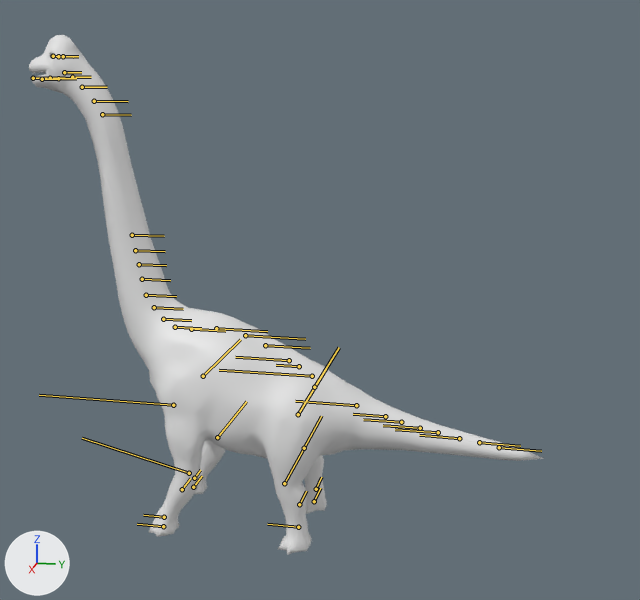
The glTF model universe/models/nature/brach.glb: old version first, new version second.
One viewpoint serves both versions: a 50 mm lens placed at (87.0, 24.6, 47.5), pointed at (0.4, 7.3, 25.8). Lighting does not change. The marker at lower left points along +X, +Y and +Z. The picture after the commit comes second. The bones that change, and the others that lie on the model, are drawn over the model as lines.

The first picture shows 'brach_LOD_1'.
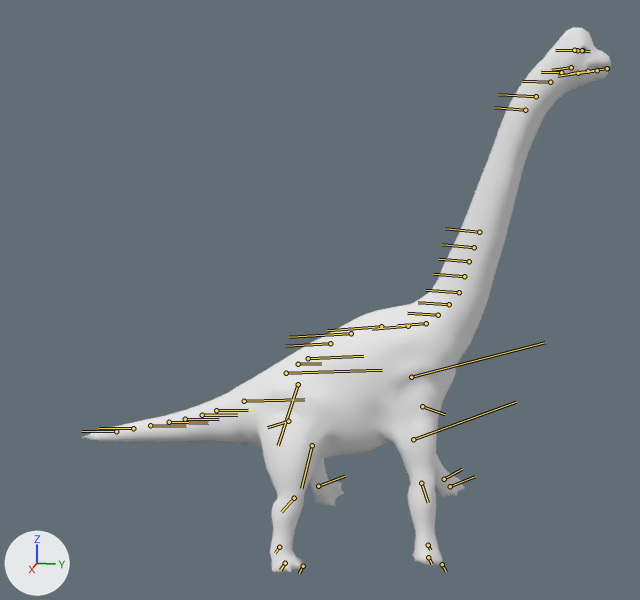
The newer file adds an action. The first version stands in its rest pose; the second is drawn at frame 21 of the action 'Brach|IdleB'.

What the commit changed:
Bone 'root' (bone_root) moves from (0.0, 0.0, 0.0) to (0.0, 0.3, -0.5).
Bone 'root' (bone_root) turns from (0, 0, 0) to (-4, 0, 175) degrees about its own x, y and z.
Bone 'left hips' (bone_left_hips) turns from (0, 0, 0) to (3, -3, 0) degrees about its own x, y and z.
Bone 'left leg' (bone_left_leg) turns from (0, 0, 0) to (0, 24, 0) degrees about its own x, y and z.
Bone 'left foot' (bone_left_foot) turns from (0, 0, 0) to (0, 29, 0) degrees about its own x, y and z.
Bone 'right hips' (bone_right_hips) moves from (0.0, 0.0, 0.0) to (0.0, -0.1, 2.1).
Bone 'right hips' (bone_right_hips) turns from (0, 0, 0) to (-19, -7, 0) degrees about its own x, y and z.
Bone 'right leg' (bone_right_leg) turns from (0, 0, 0) to (0, 4, 0) degrees about its own x, y and z.
Bone 'right foot' (bone_right_foot) turns from (0, 0, 0) to (0, 14, 0) degrees about its own x, y and z.
Bone 'tail0' (bone_tail0) turns from (0, 0, 0) to (0, 0, 1) degrees about its own x, y and z.
Bone 'tail1' (bone_tail1) turns from (0, 0, 0) to (0, 0, 1) degrees about its own x, y and z.
Bone 'tail2' (bone_tail2) turns from (0, 0, 0) to (0, 0, 1) degrees about its own x, y and z.
Bone 'tail3' (bone_tail3) turns from (0, 0, 0) to (0, 0, 1) degrees about its own x, y and z.
Bone 'tail4' (bone_tail4) turns from (0, 0, 0) to (0, 0, 1) degrees about its own x, y and z.
Bone 'spine0' (bone_spine0) turns from (0, 0, 0) to (0, 1, -1) degrees about its own x, y and z.
Bone 'spine1' (bone_spine1) turns from (0, 0, 0) to (0, 1, -1) degrees about its own x, y and z.
Bone 'spine2' (bone_spine2) turns from (0, 0, 0) to (0, -1, -1) degrees about its own x, y and z.
Bone 'spine3' (bone_spine3) turns from (0, 0, 0) to (0, -1, -3) degrees about its own x, y and z.
Bone 'left arm0' (bone_left_arm0) moves from (0.0, 0.0, 0.0) to (0.0, 0.0, 0.8).
Bone 'left arm0' (bone_left_arm0) turns from (0, 0, 0) to (-11, 0, 0) degrees about its own x, y and z.
Bone 'left arm1' (bone_left_arm1) turns from (0, 0, 0) to (7, 0, 1) degrees about its own x, y and z.
Bone 'left hand' (bone_left_hand) turns from (0, 0, 0) to (-25, 2, -1) degrees about its own x, y and z.
Bone 'left fingers0' (bone_left_fingers0) turns from (0, 0, 0) to (9, 3, 0) degrees about its own x, y and z.
Bone 'neck0' (bone_neck0) turns from (0, 0, 0) to (0, 0, -1) degrees about its own x, y and z.
Bone 'neck1' (bone_neck1) turns from (0, 0, 0) to (-8, 0, 0) degrees about its own x, y and z.
Bone 'neck14' (bone_neck14) turns from (0, 0, 0) to (1, 0, 0) degrees about its own x, y and z.
Bone 'neck15' (bone_neck15) turns from (0, 0, 0) to (1, 0, 0) degrees about its own x, y and z.
Bone 'neck16' (bone_neck16) turns from (0, 0, 0) to (1, 0, 0) degrees about its own x, y and z.
Bone 'head' (bone_head) turns from (0, 0, 0) to (1, 0, 0) degrees about its own x, y and z.
Bone 'jaw0' (bone_jaw0) turns from (0, 0, 0) to (9, 0, 0) degrees about its own x, y and z.
Bone 'right arm0' (bone_right_arm0) moves from (0.0, 0.0, 0.0) to (0.0, 0.0, 0.3).
Bone 'right arm0' (bone_right_arm0) turns from (0, 0, 0) to (-19, 5, -2) degrees about its own x, y and z.
Bone 'right arm1' (bone_right_arm1) turns from (0, 0, 0) to (-2, -33, 5) degrees about its own x, y and z.
Bone 'right hand' (bone_right_hand) turns from (0, 0, 0) to (-1, 19, -2) degrees about its own x, y and z.

Pixel boxes (x1, y1, x2, y2) of what changed, in the pictures (640 x 600 px):
'brach_LOD_1', posed: before (29, 35, 544, 555); after (80, 27, 611, 573)
bone 'root', root to tip: before (299, 366) to (276, 365); after (298, 364) to (321, 363)
bone 'left hips', root to tip: before (298, 414) to (326, 368); after (298, 384) to (278, 445)
bone 'left leg', root to tip: before (284, 483) to (305, 445); after (312, 445) to (301, 488)
bone 'left foot', root to tip: before (298, 527) to (267, 524); after (318, 486) to (345, 476)
bone 'right hips', root to tip: before (314, 387) to (339, 347); after (288, 421) to (267, 427)
bone 'right leg', root to tip: before (304, 448) to (321, 416); after (294, 498) to (281, 512)
bone 'right foot', root to tip: before (316, 489) to (321, 477); after (279, 547) to (275, 553)
bone 'tail0', root to tip: before (356, 405) to (295, 401); after (244, 401) to (304, 399)
bone 'tail1', root to tip: before (385, 416) to (353, 414); after (216, 410) to (248, 410)
bone 'tail2', root to tip: before (401, 422) to (363, 419); after (202, 415) to (237, 415)
bone 'tail3', root to tip: before (420, 428) to (383, 425); after (185, 419) to (219, 419)
bone 'tail4', root to tip: before (438, 432) to (395, 429); after (169, 422) to (208, 423)
bone 'spine0', root to tip: before (289, 360) to (235, 357); after (308, 358) to (363, 356)
bone 'spine1', root to tip: before (265, 345) to (310, 348); after (330, 343) to (285, 346)
bone 'spine2', root to tip: before (245, 335) to (305, 339); after (351, 333) to (289, 337)
bone 'spine3', root to tip: before (216, 328) to (267, 331); after (381, 326) to (327, 330)
bone 'left arm0', root to tip: before (173, 405) to (39, 395); after (411, 377) to (545, 342)
bone 'left arm1', root to tip: before (189, 473) to (82, 438); after (413, 439) to (516, 402)
bone 'left hand', root to tip: before (164, 517) to (143, 515); after (444, 479) to (462, 469)
bone 'left fingers0', root to tip: before (163, 526) to (137, 524); after (450, 486) to (475, 476)
bone 'neck0', root to tip: before (175, 327) to (201, 328); after (426, 323) to (397, 325)
bone 'neck1', root to tip: before (163, 319) to (191, 320); after (438, 315) to (407, 313)
bone 'neck14', root to tip: before (102, 114) to (131, 115); after (525, 110) to (494, 107)
bone 'neck15', root to tip: before (94, 101) to (128, 101); after (536, 96) to (498, 94)
bone 'neck16', root to tip: before (82, 87) to (107, 87); after (550, 82) to (522, 81)
bone 'head', root to tip: before (72, 77) to (91, 77); after (561, 72) to (541, 72)
bone 'jaw0', root to tip: before (64, 72) to (81, 72); after (571, 67) to (551, 70)
bone 'right arm0', root to tip: before (203, 376) to (240, 339); after (422, 406) to (445, 414)
bone 'right arm1', root to tip: before (217, 437) to (246, 401); after (421, 483) to (428, 502)
bone 'right hand', root to tip: before (194, 478) to (200, 470); after (428, 545) to (430, 550)
